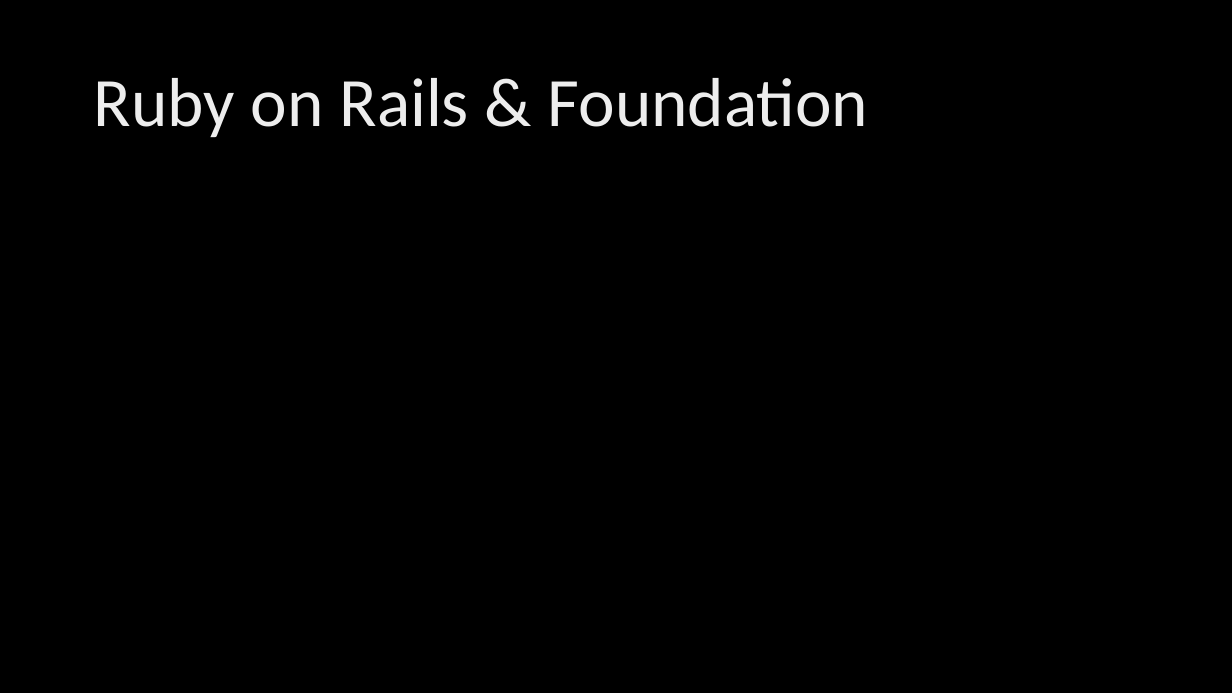
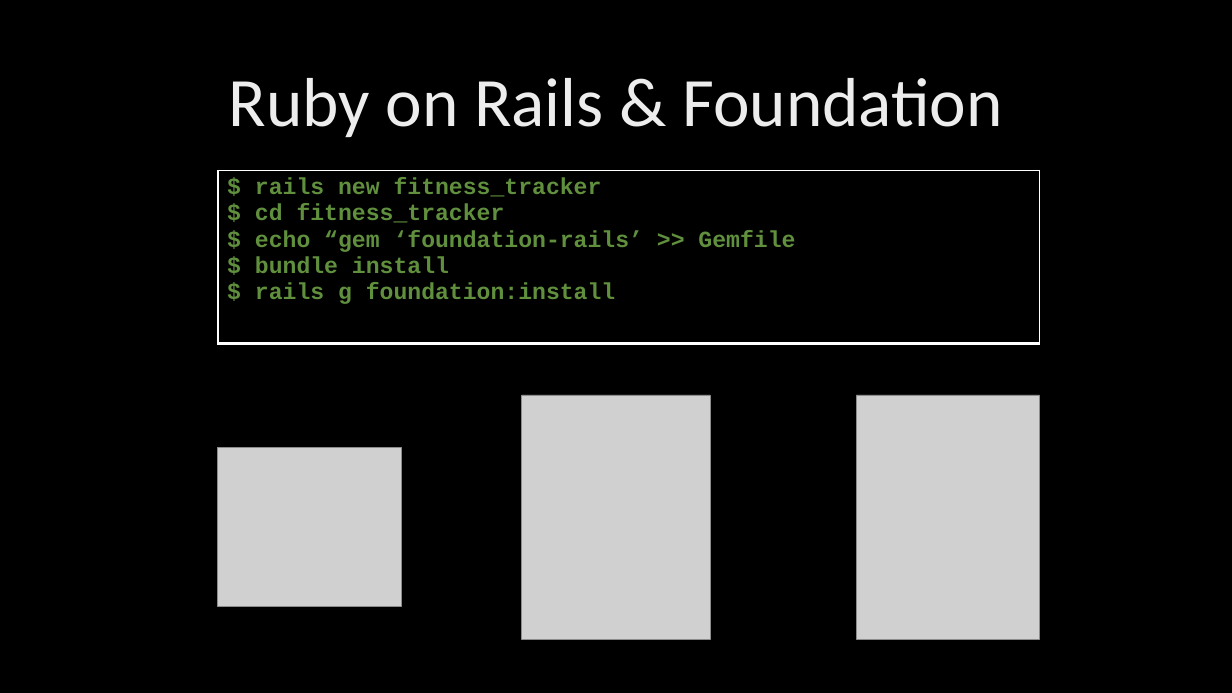
Before and after one commit to kylambouldin/CSE3901-FinalProject, a slide deck: slide 5 of Presentation.pptx. Drawn at 1232x693 pixels with LibreOffice and Linux fonts; fonts in the diff are those of the drawing; grey boxes stand for pictures; background and template pictures are left out. Boxes give left, top, right and bottom in pixels: in the first picture for what was removed or moved away, otherwise in the second. Text is boxed around its words. In the diff, an @@ line names an element or a change of style, - is before the commit and + after.

Commit message:
devise and foundation slides

```diff
--- a/Presentation.pptx
+++ b/Presentation.pptx
@@ title "Ruby on Rails & Foundation" at (x1=229, y1=78, x2=1003, y2=137): alignment left to centre @@
@@ table added at (x1=218, y1=171, x2=1040, y2=344), 1 rows, 1 columns @@
+$ rails new fitness_tracker / $ cd fitness_tracker / $ echo “gem ‘foundation-rails’ >> Gemfile / $ bundle install / $ rails g foundation:install
@@ picture added at (x1=522, y1=396, x2=711, y2=640) @@
@@ picture added at (x1=857, y1=396, x2=1040, y2=640) @@
@@ picture added at (x1=218, y1=447, x2=401, y2=606) @@
```
Also in this commit, not shown: 2 other slides changed, 1 slide added, 1 slide removed.
